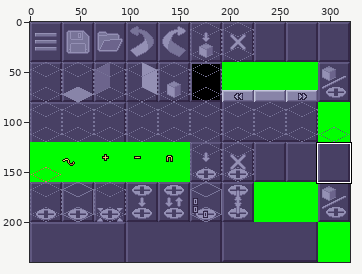
Edited in one commit: sprite sheet (bin/standard/xcom1/Resources/Extended/UI/mapeditor_icons.png). Above: a wide view before the commit, with the close-up outlined.
Close-up. Earlier state:
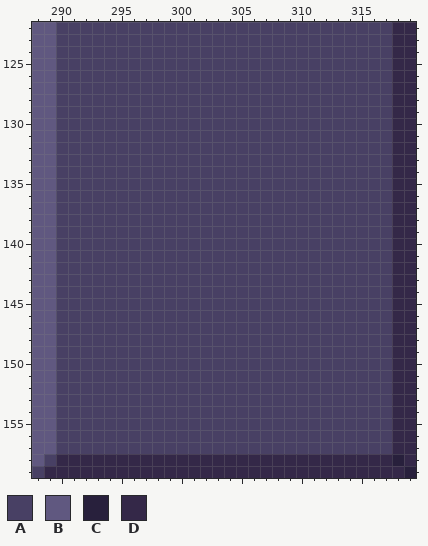
The file is 320x240 pixels. Shown: x 288..319, y 122..159. The commit also changed other parts of the picture, which this record leaves out.
Palette (. is transparent): A #484064  B #605880  C #28203c  D #342848
Pixels before, first column x 288:
122 BBAAAAAAAAAAAAAAAAAAAAAAAAAAAADD
123 BBAAAAAAAAAAAAAAAAAAAAAAAAAAAADD
124 BBAAAAAAAAAAAAAAAAAAAAAAAAAAAADD
125 BBAAAAAAAAAAAAAAAAAAAAAAAAAAAADD
126 BBAAAAAAAAAAAAAAAAAAAAAAAAAAAADD
127 BBAAAAAAAAAAAAAAAAAAAAAAAAAAAADD
128 BBAAAAAAAAAAAAAAAAAAAAAAAAAAAADD
129 BBAAAAAAAAAAAAAAAAAAAAAAAAAAAADD
130 BBAAAAAAAAAAAAAAAAAAAAAAAAAAAADD
131 BBAAAAAAAAAAAAAAAAAAAAAAAAAAAADD
132 BBAAAAAAAAAAAAAAAAAAAAAAAAAAAADD
133 BBAAAAAAAAAAAAAAAAAAAAAAAAAAAADD
134 BBAAAAAAAAAAAAAAAAAAAAAAAAAAAADD
135 BBAAAAAAAAAAAAAAAAAAAAAAAAAAAADD
136 BBAAAAAAAAAAAAAAAAAAAAAAAAAAAADD
137 BBAAAAAAAAAAAAAAAAAAAAAAAAAAAADD
138 BBAAAAAAAAAAAAAAAAAAAAAAAAAAAADD
139 BBAAAAAAAAAAAAAAAAAAAAAAAAAAAADD
140 BBAAAAAAAAAAAAAAAAAAAAAAAAAAAADD
141 BBAAAAAAAAAAAAAAAAAAAAAAAAAAAADD
142 BBAAAAAAAAAAAAAAAAAAAAAAAAAAAADD
143 BBAAAAAAAAAAAAAAAAAAAAAAAAAAAADD
144 BBAAAAAAAAAAAAAAAAAAAAAAAAAAAADD
145 BBAAAAAAAAAAAAAAAAAAAAAAAAAAAADD
146 BBAAAAAAAAAAAAAAAAAAAAAAAAAAAADD
147 BBAAAAAAAAAAAAAAAAAAAAAAAAAAAADD
148 BBAAAAAAAAAAAAAAAAAAAAAAAAAAAADD
149 BBAAAAAAAAAAAAAAAAAAAAAAAAAAAADD
150 BBAAAAAAAAAAAAAAAAAAAAAAAAAAAADD
151 BBAAAAAAAAAAAAAAAAAAAAAAAAAAAADD
152 BBAAAAAAAAAAAAAAAAAAAAAAAAAAAADD
153 BBAAAAAAAAAAAAAAAAAAAAAAAAAAAADD
154 BBAAAAAAAAAAAAAAAAAAAAAAAAAAAADD
155 BBAAAAAAAAAAAAAAAAAAAAAAAAAAAADD
156 BBAAAAAAAAAAAAAAAAAAAAAAAAAAAADD
157 BBAAAAAAAAAAAAAAAAAAAAAAAAAAAADD
158 BADDDDDDDDDDDDDDDDDDDDDDDDDDDDCD
159 ADDDDDDDDDDDDDDDDDDDDDDDDDDDDDDC
After the commit:
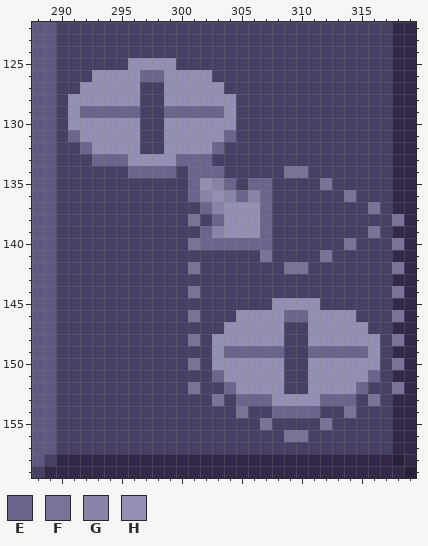
Colours new in this view: E #6c648c  F #787498  G #8884a8  H #9490b4
The exact change:
Colour A becomes colour E in row 126 at x 297 to 298; in row 129 at x 292 to 296 and 299 to 303; in row 131 at x 291 and 304; in row 132 at x 292 and 303; in row 133 at x 293 to 295 and 300 to 302; in row 134 at x 296 to 299 and 301 to 303.
Colour A becomes colour E in row 135 at x 301, 304 and 306 to 307; in row 136 at x 301, 305 and 307; in row 137 at x 302 and 307; in row 138 at x 303 and 307; in row 139 at x 302 and 307; in row 140 at x 302 to 307.
Colour A becomes colour E in row 146 at x 309 to 310; in row 149 at x 304 to 308 and 311 to 315; in row 151 at x 303 and 316; in row 152 at x 304 and 315; in row 153 at x 305 to 307 and 312 to 314; in row 154 at x 308 to 311.
Colour A becomes colour F in row 134 at x 309 to 310; in row 135 at x 312; in row 136 at x 314; in row 137 at x 316; in row 138 at x 301; in row 139 at x 316.
Colour A becomes colour F in row 140 at x 301 and 314; in row 141 at x 307 and 312; in row 142 at x 301 and 309 to 310; in row 144 at x 301; in row 146 at x 301; in row 148 at x 301.
Colour A becomes colour F in row 150 at x 301; in row 152 at x 301; in row 153 at x 303 and 316; in row 154 at x 305 and 314; in row 155 at x 307 and 312; in row 156 at x 309 to 310.
Colour D becomes colour F in row 138 at x 318; in row 140 at x 318; in row 142 at x 318; in row 144 at x 318; in row 146 at x 318; in row 148 at x 318.
Colour D becomes colour F in row 150 at x 318; in row 152 at x 318.
Colour A becomes colour G in row 135 at x 303; in row 136 at x 302, 304 and 306; in row 137 at x 303; in row 139 at x 303.
Colour A becomes colour H in row 125 at x 296 to 299; in row 126 at x 293 to 296 and 299 to 302; in row 127 at x 292 to 296 and 299 to 303; in row 128 at x 291 to 296 and 299 to 304; in row 129 at x 291 and 304; in row 130 at x 291 to 296 and 299 to 304.
Colour A becomes colour H in row 131 at x 292 to 296 and 299 to 303; in row 132 at x 293 to 296 and 299 to 302; in row 133 at x 296 to 299; in row 135 at x 302; in row 136 at x 303; in rows 137 to 139 at x 304 to 306.
Colour A becomes colour H in row 145 at x 308 to 311; in row 146 at x 305 to 308 and 311 to 314; in row 147 at x 304 to 308 and 311 to 315; in row 148 at x 303 to 308 and 311 to 316; in row 149 at x 303 and 316; in row 150 at x 303 to 308 and 311 to 316.
Colour A becomes colour H in row 151 at x 304 to 308 and 311 to 315; in row 152 at x 305 to 308 and 311 to 314; in row 153 at x 308 to 311.
Pixel boxes of the changes (left, top, right, bottom) in both close-ups:
changed: (68, 58, 404, 442)
